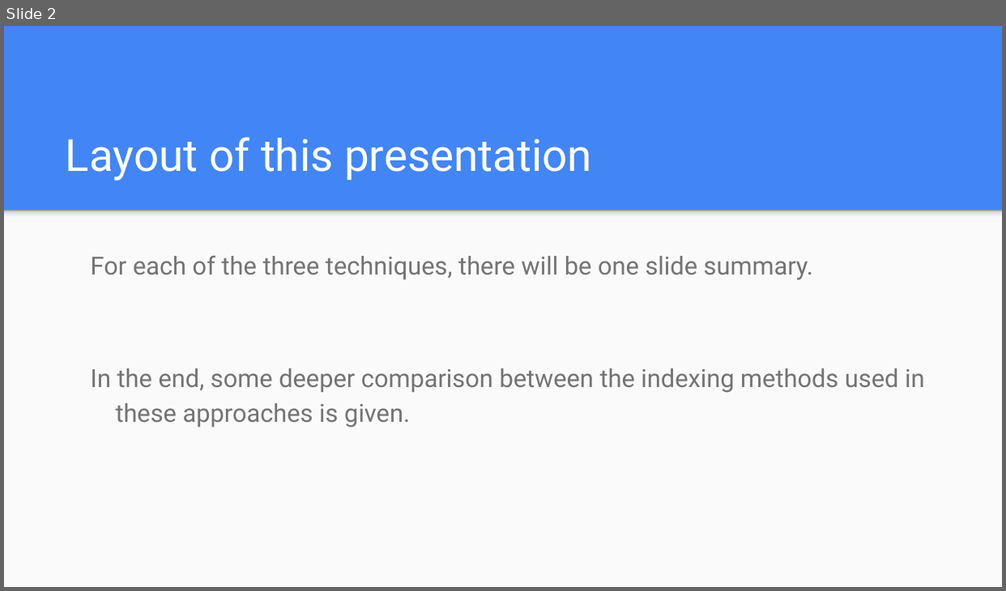
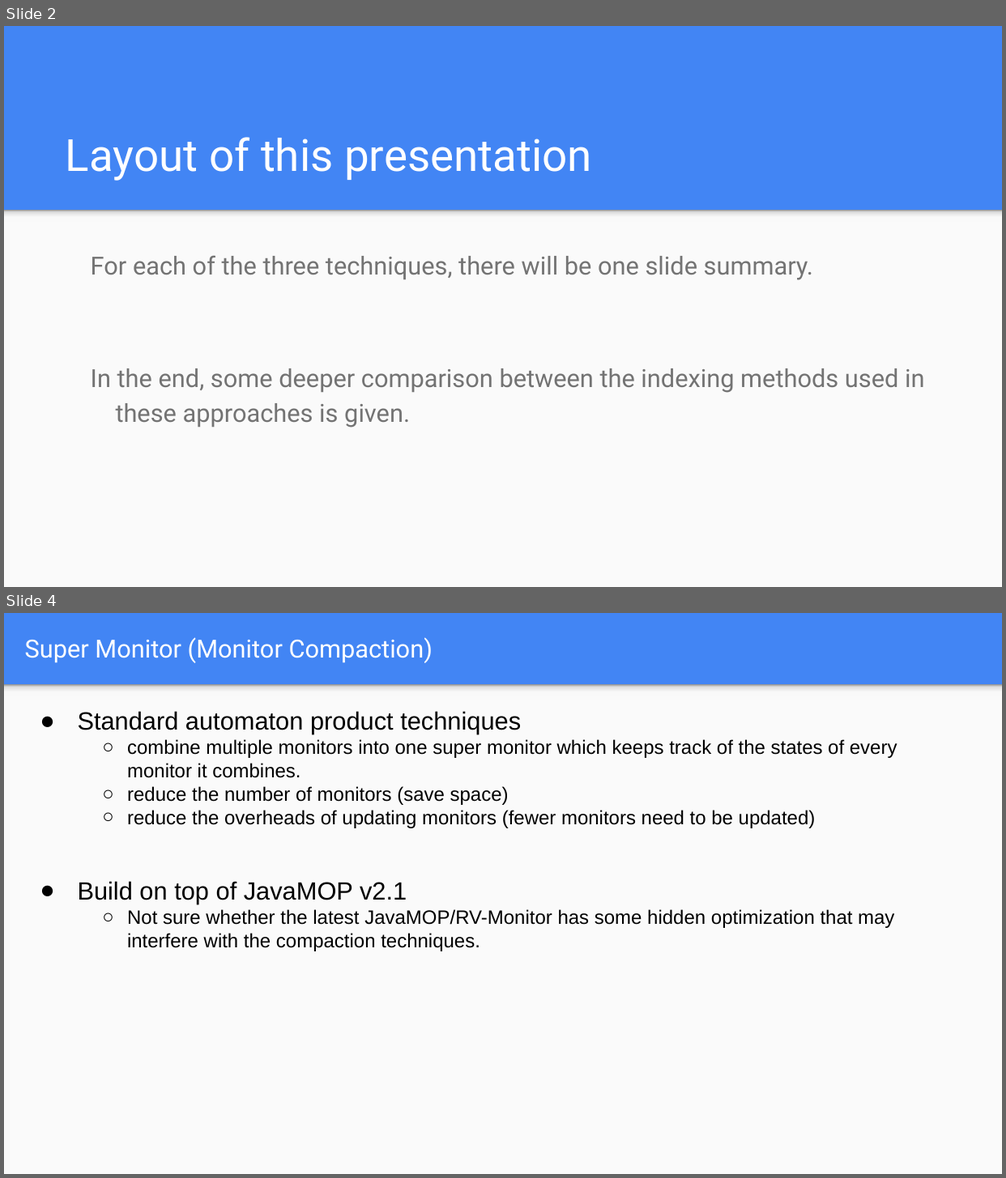
Before and after one commit to xiaohe27/Tasks, a slide deck: RuntimeMonitoringTechComparison/Comparison Between Runtime Monitoring Techniques.pptx. Shown one above the other, each under a label of ours: slide 2 before the commit, slides 2 and 4 after it; the slides between them are not shown. The pictures are 1006x591 and 1006x1178 pixels, drawn with LibreOffice and Linux fonts; fonts in the diff are those of the drawing. Boxes give left, top, right and bottom in pixels: in the first picture for what was removed or moved away, otherwise in the second. Text is boxed around its words. In the diff, an @@ line names an element or a change of style, - is before the commit and + after.

```diff
--- a/RuntimeMonitoringTechComparison/Comparison Between Runtime Monitoring Techniques.pptx
+++ b/RuntimeMonitoringTechComparison/Comparison Between Runtime Monitoring Techniques.pptx
@@ slide 4 added at (4, 613, 1002, 1174), background #4285F4 @@
@@ title added at (25, 637, 432, 663), 18 pt, text #FFFFFF @@
+Super Monitor (Monitor Compaction)
@@ rectangle added at (4, 685, 1002, 1174), fill #FAFAFA @@
@@ rectangle added at (4, 685, 1002, 696), fill gradient #F9F9F9 to #DEDEDE to #999999 @@
@@ text added at (78, 711, 897, 952), 14 pt, text #000000 @@
+● Standard automaton product techniques
+  ○ combine multiple monitors into one super monitor which keeps track of the states of every monitor it combines.
+  ○ reduce the number of monitors (save space)
+  ○ reduce the overheads of updating monitors (fewer monitors need to be updated)
+● Build on top of JavaMOP v2.1
+  ○ Not sure whether the latest JavaMOP/RV-Monitor has some hidden optimization that may interfere with the compaction techniques.
```
Also in this commit, not shown: 1 slide changed, 3 other slides added, 1 other file.
